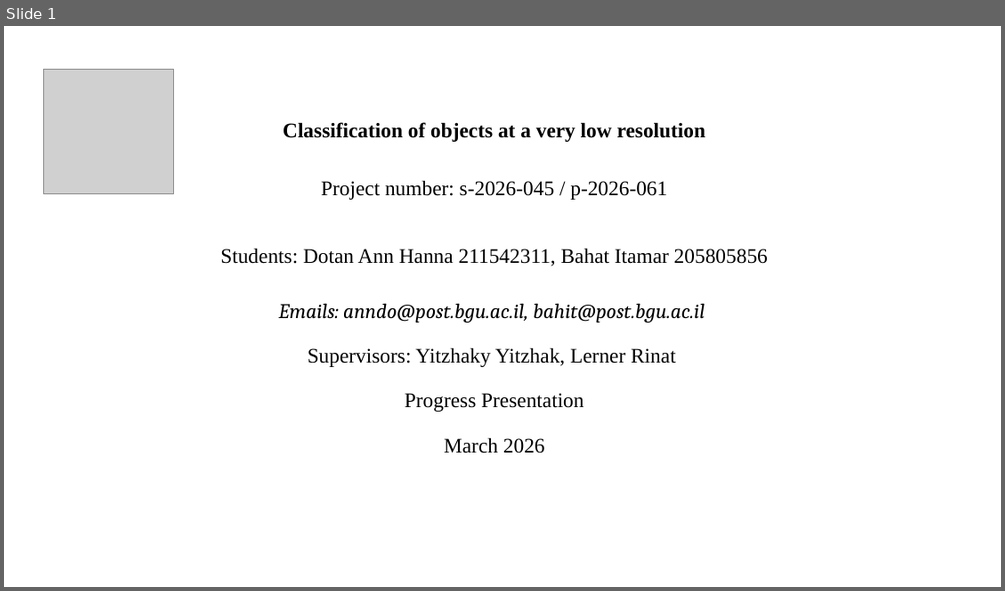
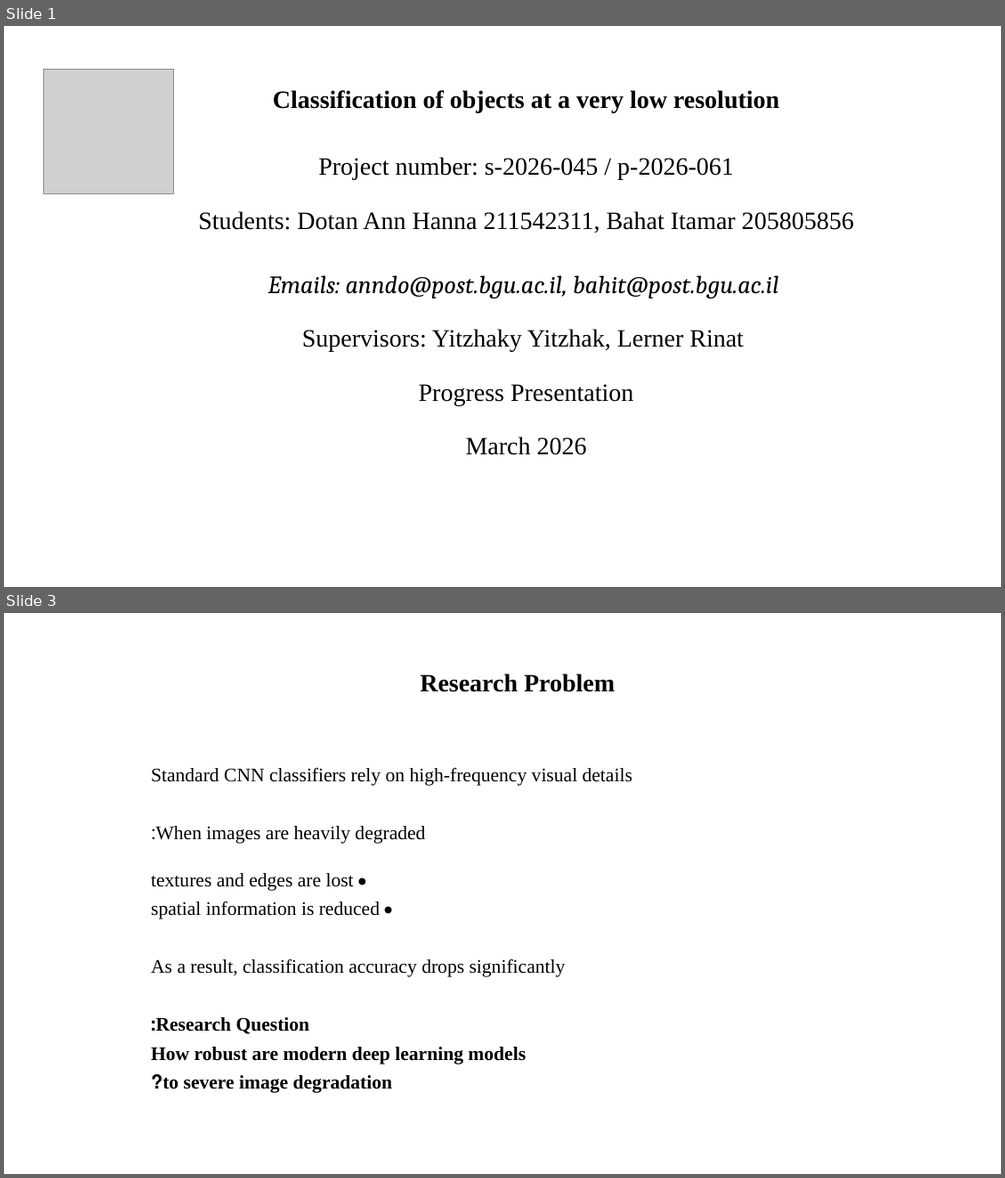
Before and after one commit to itamarbahat/NewFinalProject, a slide deck: docs/Progress_Presentation.pptx. Shown one above the other, each under a label of ours: slide 1 before the commit, slides 1 and 3 after it; the slides between them are not shown. The pictures are 1005x591 and 1005x1178 pixels, drawn with LibreOffice and Linux fonts; fonts in the diff are those of the drawing; grey boxes stand for pictures. Boxes give left, top, right and bottom in pixels: in the first picture for what was removed or moved away, otherwise in the second. Text is boxed around its words. In the diff, an @@ line names an element or a change of style, - is before the commit and + after.

Commit message:
Added experiment plots and degradation visualization for progress presentation

```diff
--- a/docs/Progress_Presentation.pptx
+++ b/docs/Progress_Presentation.pptx
@@ slide 3 added at (x1=4, y1=613, x2=1001, y2=1174), background #FFFFFF @@
@@ subtitle added at (x1=420, y1=674, x2=615, y2=692), 24 pt, text #000000, bold @@
+Research Problem
@@ text added at (x1=151, y1=767, x2=632, y2=1093), 18.5 pt, text #000000 @@
+Standard CNN classifiers rely on high-frequency visual details
+When images are heavily degraded:
+• textures and edges are lost
+• spatial information is reduced
+As a result, classification accuracy drops significantly
+Research Question:
+How robust are modern deep learning models
+to severe image degradation?
@@ slide 1 changed as well @@
@@ subtitle "Classification of objects at a ..." moved from (x1=220, y1=122, x2=768, y2=453) to (x1=198, y1=90, x2=854, y2=455) @@
@@ subtitle "Classification of objects at a ..." at (x1=198, y1=90, x2=854, y2=455): size 20 to 24 pt @@
```
Also in this commit, not shown: 13 other slides added, 10 slides removed, 8 other files.
